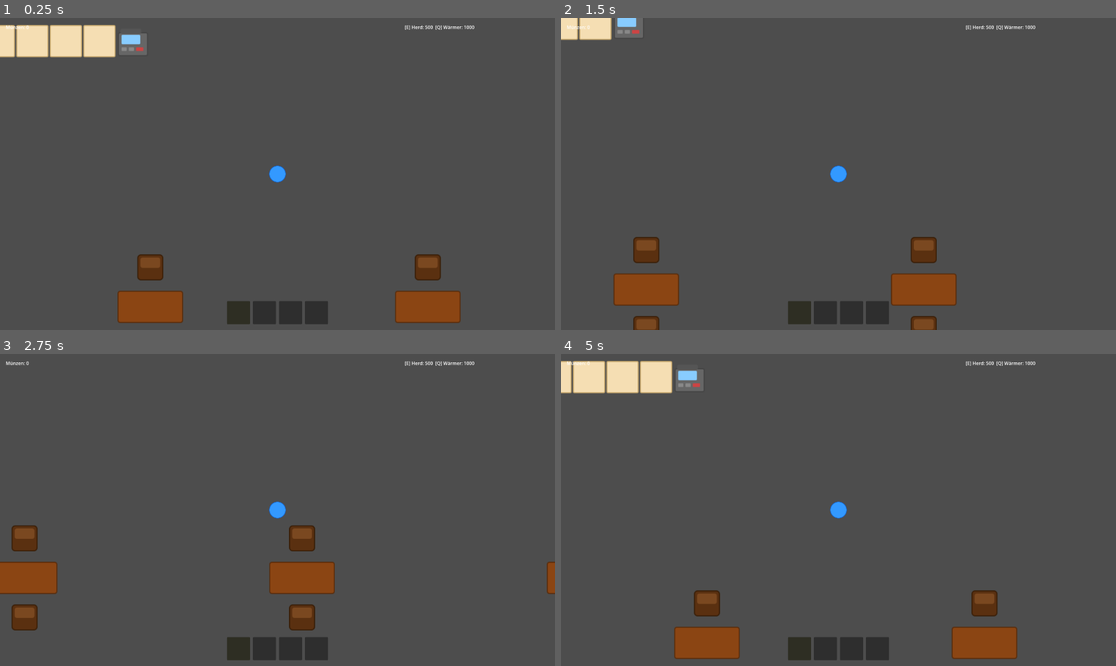
Above: before the commit, frames 1-4 (two rows, left to right).
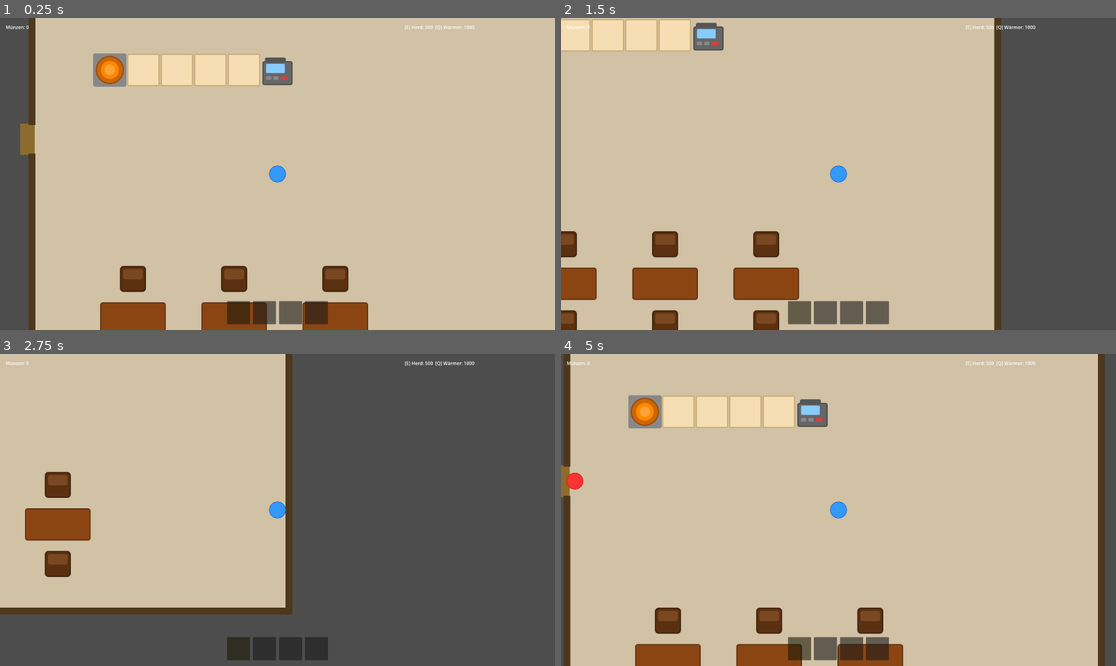
Above: after the commit, the same moments.

Repository: Grakvaloth/be-your-own-food
Game: Godot game, scene res://scenes/Main.tscn
The game is run twice, just before and just after one commit, with the same random seed, the same clock (stepped at 60 frames per second) and the same inputs.
Inputs (mouse positions are in pixels of both pictures, inside the frame that each line leads up to):
- Up to frame 1 (0.25 s): no input
- Up to frame 2 (1.5 s): tap Enter at 0.5 s; move the mouse to (960, 158) at 0.52 s; hold D (move_right) 0.53-1.28 s; tap E (interact) at 0.6 s; tap Q (interact_alt) at 0.8, 1.35 s; move the mouse to (727, 189) at 1.27 s; hold S (move_down) from 1.28 s (still down)
- Up to frame 3 (2.75 s): tap F (open_fridge, bound only after the commit) at 1.55, 2.1 s; move the mouse to (333, 441) at 2.02 s; release S (move_down) at 2.03 s; hold D (move_right) from 2.03 s (still down); hold Shift from 2.03 s (still down)
- Up to frame 4 (5 s): move the mouse to (810, 572) at 2.77 s; release D (move_right) at 2.78 s; release Shift at 2.78 s; hold W (move_up) 2.78-3.53 s; tap Shift at 2.85 s; tap E (interact) at 3.05, 3.6 s; move the mouse to (1005, 556) at 3.52 s; hold A (move_left) from 3.53 s (still down); tap Q (interact_alt) at 3.8, 4.35 s; move the mouse to (672, 463) at 4.27 s; tap F (open_fridge, bound only after the commit) at 4.55 s

The runs differ from the first frame. In frame 1, 95% of the frame differs, in the area x 0-100%, y 0-100%; in frame 2, 78%; in frame 3, 46%; in frame 4, 97%, in the area x 0-98%, y 0-100%.

Commit message:
Add room walls, burger combining at stove/warmer, fridge F-key menu, reposition trash & computer
Co-Authored-By: Claude Sonnet 4.6 <noreply@anthropic.com>

Diff:
--- a/project.godot
+++ b/project.godot
@@ -44,6 +44,11 @@
 "deadzone": 0.5,
 "events": [Object(InputEventKey,"resource_local_to_scene":false,"resource_name":"","device":-1,"window_id":0,"alt_press …(192 unchanged characters)…
 , Object(InputEventKey,"resource_local_to_scene":false,"resource_name":"","device":-1,"window_id":0,"alt_pressed":false …(186 unchanged characters)…
+]
+}
+open_fridge={
+"deadzone": 0.5,
+"events": [Object(InputEventKey,"resource_local_to_scene":false,"resource_name":"","device":-1,"window_id":0,"alt_pressed":false,"shift_pressed":false,"ctrl_pressed":false,"meta_pressed":false,"pressed":false,"keycode":0,"physical_keycode":70,"key_label":0,"unicode":102,"location":0,"echo":false,"script":null)
 ]
 }
 interact={
--- a/scenes/Main.tscn
+++ b/scenes/Main.tscn
@@ -16,14 +16,82 @@
 size = Vector2(64, 128)
 
 [sub_resource type="NavigationPolygon" id="NavigationPolygon_main1"]
-vertices = PackedVector2Array(-400, 800, 3840, 800, 3840, 2200, -400, 2200)
+vertices = PackedVector2Array(-200, 700, 1890, 700, 1890, 1790, -200, 1790)
 polygons = [PackedInt32Array(0, 1, 2, 3)]
+
+[sub_resource type="RectangleShape2D" id="RectShape_WallTop"]
+size = Vector2(1850, 24)
+
+[sub_resource type="RectangleShape2D" id="RectShape_WallBottom"]
+size = Vector2(1850, 24)
+
+[sub_resource type="RectangleShape2D" id="RectShape_WallLeftTop"]
+size = Vector2(24, 780)
+
+[sub_resource type="RectangleShape2D" id="RectShape_WallLeftBottom"]
+size = Vector2(24, 870)
+
+[sub_resource type="RectangleShape2D" id="RectShape_WallRight"]
+size = Vector2(24, 1750)
 
 [node name="Main" type="Node2D"]
 script = ExtResource("4_main1")
 
+[node name="Floor" type="Polygon2D" parent="."]
+polygon = PackedVector2Array(50, 50, 1900, 50, 1900, 1800, 50, 1800)
+color = Color(0.82, 0.76, 0.65, 1)
+
+[node name="Door" type="Polygon2D" parent="."]
+polygon = PackedVector2Array(10, 825, 60, 825, 60, 935, 10, 935)
+color = Color(0.55, 0.42, 0.18, 1)
+
+[node name="WallLine" type="Line2D" parent="."]
+points = PackedVector2Array(50, 830, 50, 50, 1900, 50, 1900, 1800, 50, 1800, 50, 930)
+width = 24.0
+default_color = Color(0.3, 0.22, 0.12, 1)
+
 [node name="NavRegion" type="NavigationRegion2D" parent="."]
 navigation_polygon = SubResource("NavigationPolygon_main1")
+
+[node name="WallTop" type="StaticBody2D" parent="."]
+position = Vector2(975, 50)
+collision_layer = 4
+collision_mask = 0
+
+[node name="CollisionShape2D" type="CollisionShape2D" parent="WallTop"]
+shape = SubResource("RectShape_WallTop")
+
+[node name="WallBottom" type="StaticBody2D" parent="."]
+position = Vector2(975, 1800)
+collision_layer = 4
+collision_mask = 0
+
+[node name="CollisionShape2D" type="CollisionShape2D" parent="WallBottom"]
+shape = SubResource("RectShape_WallBottom")
+
+[node name="WallLeftTop" type="StaticBody2D" parent="."]
+position = Vector2(50, 440)
+collision_layer = 4
+collision_mask = 0
+
+[node name="CollisionShape2D" type="CollisionShape2D" parent="WallLeftTop"]
+shape = SubResource("RectShape_WallLeftTop")
+
+[node name="WallLeftBottom" type="StaticBody2D" parent="."]
+position = Vector2(50, 1365)
+collision_layer = 4
+collision_mask = 0
+
+[node name="CollisionShape2D" type="CollisionShape2D" parent="WallLeftBottom"]
+shape = SubResource("RectShape_WallLeftBottom")
+
+[node name="WallRight" type="StaticBody2D" parent="."]
+position = Vector2(1900, 925)
+collision_layer = 4
+collision_mask = 0
+
+[node name="CollisionShape2D" type="CollisionShape2D" parent="WallRight"]
+shape = SubResource("RectShape_WallRight")
 
 [node name="Fridge" type="StaticBody2D" parent="."]
 position = Vector2(160, 288)
@@ -59,11 +127,11 @@
 scale = Vector2(1.8, 1.8)
 
 [node name="Trash" parent="." instance=ExtResource("8_main1")]
-position = Vector2(2000, 160)
+position = Vector2(1400, 160)
 scale = Vector2(1.8, 1.8)
 
 [node name="UpgradeComputer" parent="." instance=ExtResource("11_main1")]
-position = Vector2(3600, 160)
+position = Vector2(1550, 160)
 scale = Vector2(1.8, 1.8)
 
 [node name="WarmingPlate1" parent="." instance=ExtResource("10_main1")]
@@ -91,19 +159,19 @@
 scale = Vector2(1.8, 1.8)
 
 [node name="Table1" parent="." instance=ExtResource("1_main1")]
-position = Vector2(960, 1560)
+position = Vector2(400, 1500)
 scale = Vector2(1.8, 1.8)
 
 [node name="Table2" parent="." instance=ExtResource("1_main1")]
-position = Vector2(1920, 1560)
+position = Vector2(750, 1500)
 scale = Vector2(1.8, 1.8)
 
 [node name="Table3" parent="." instance=ExtResource("1_main1")]
-position = Vector2(2880, 1560)
+position = Vector2(1100, 1500)
 scale = Vector2(1.8, 1.8)
 
 [node name="Player" parent="." instance=ExtResource("3_main1")]
-position = Vector2(1400, 1100)
+position = Vector2(900, 1000)
 
 [node name="HUD" type="CanvasLayer" parent="."]
 
--- a/scenes/Player.tscn
+++ b/scenes/Player.tscn
@@ -36,6 +36,11 @@
 [node name="AltHint" type="Label" parent="."]
 position = Vector2(-10, -80)
 text = "[Q]"
+visible = false
+
+[node name="OpenHint" type="Label" parent="."]
+position = Vector2(-10, -100)
+text = "[F]"
 visible = false
 
 [node name="InventoryLayer" type="CanvasLayer" parent="."]
--- a/scripts/fridge.gd
+++ b/scripts/fridge.gd
@@ -1,13 +1,25 @@
 extends StaticBody2D
 
+var _open := false
+
+func can_open(_player: CharacterBody2D) -> bool:
+	return true
+
+func on_player_open(_player: CharacterBody2D) -> void:
+	_open = not _open
+
 func can_interact(player: CharacterBody2D) -> bool:
-	return not player.inventory_full()
+	return _open and not player.inventory_full()
 
 func on_player_interact(player: CharacterBody2D) -> void:
-	player.pick_up("food_raw")
+	if _open and not player.inventory_full():
+		player.pick_up("food_raw")
+		_open = false
 
 func can_interact_alt(player: CharacterBody2D) -> bool:
-	return not player.inventory_full()
+	return _open and not player.inventory_full()
 
 func on_player_interact_alt(player: CharacterBody2D) -> void:
-	player.pick_up("bun")
+	if _open and not player.inventory_full():
+		player.pick_up("bun")
+		_open = false
--- a/scripts/guest.gd
+++ b/scripts/guest.gd
@@ -49,7 +49,7 @@
 			if _eat_timer <= 0.0:
 				$FoodSprite.visible = false
 				state = State.LEAVING
-				_walk_target = Vector2(-160, 1800)
+				_walk_target = Vector2(-160, 880)
 
 func walk_to_queue(pos: Vector2) -> void:
 	_walk_target = pos
@@ -115,7 +115,7 @@
 	$TimerBar.visible = false
 	get_parent().guest_left_early(self)
 	state = State.LEAVING
-	_walk_target = Vector2(-160, 1800)
+	_walk_target = Vector2(-160, 880)
 
 func can_interact(player: CharacterBody2D) -> bool:
 	if state == State.EATING:
--- a/scripts/player.gd
+++ b/scripts/player.gd
@@ -1,6 +1,7 @@
 extends CharacterBody2D
 
-const SPEED := 300.0
+const SPEED := 600.0
+const SPEED_BOOST := 1.5
 const INVENTORY_SIZE := 4
 const TEMP_THRESHOLD := 1.0 / 3.0
 
@@ -35,13 +36,16 @@
 	_update_ui()
 
 func _physics_process(delta: float) -> void:
-	velocity = Input.get_vector("move_left", "move_right", "move_up", "move_down") * SPEED
+	var spd := SPEED * (SPEED_BOOST if Input.is_physical_key_pressed(KEY_SHIFT) else 1.0)
+	velocity = Input.get_vector("move_left", "move_right", "move_up", "move_down") * spd
 	move_and_slide()
 	for i in INVENTORY_SIZE:
 		if inventory[i] == "food_cooked":
 			_temps[i] = maxf(0.0, _temps[i] - delta / 6.0)
 		elif inventory[i] == "burger":
 			_temps[i] = maxf(0.0, _temps[i] - delta / 9.0)
+	if Input.is_action_just_pressed("open_fridge"):
+		_interact_open()
 	if Input.is_action_just_pressed("interact"):
 		_interact()
 	if Input.is_action_just_pressed("interact_alt"):
@@ -162,6 +166,12 @@
 			area.on_player_interact(self)
 			return
 
+func _interact_open() -> void:
+	for body in $InteractArea.get_overlapping_bodies():
+		if body != self and body.has_method("can_open") and body.can_open(self) and body.has_method("on_player_open"):
+			body.on_player_open(self)
+			return
+
 func _interact_alt() -> void:
 	for body in $InteractArea.get_overlapping_bodies():
 		if body != self and body.has_method("can_interact_alt") and body.can_interact_alt(self) and body.has_method("on_player_interact_alt"):
@@ -171,11 +181,15 @@
 func _update_hint() -> void:
 	var found_e := false
 	var found_q := false
+	var found_f := false
 	for body in $InteractArea.get_overlapping_bodies():
 		if body != self:
 			if not found_e and body.has_method("can_interact") and body.can_interact(self):
 				found_e = true
 			if not found_q and body.has_method("can_interact_alt") and body.can_interact_alt(self):
 				found_q = true
+			if not found_f and body.has_method("can_open") and body.can_open(self):
+				found_f = true
 	$InteractHint.visible = found_e
 	$AltHint.visible = found_q
+	$OpenHint.visible = found_f
--- a/scripts/stove.gd
+++ b/scripts/stove.gd
@@ -40,6 +40,8 @@
 func can_interact(player: CharacterBody2D) -> bool:
 	if _item == "" and player.has_item("food_raw"):
 		return true
+	if _item == "food_cooked" and player.has_item("bun"):
+		return true
 	if _item in ["food_cooked", "food_burnt"] and not player.inventory_full():
 		return true
 	return false
@@ -54,6 +56,13 @@
 		_food_sprite.visible = true
 		_cook_bar.visible = true
 		_update_bar()
+	elif _item == "food_cooked" and player.has_item("bun"):
+		player.take_item("bun")
+		player.pick_up("burger", 1.0)
+		_item = ""
+		_cook_time = 0.0
+		_food_sprite.visible = false
+		_cook_bar.visible = false
 	elif _item in ["food_cooked", "food_burnt"]:
 		if player.pick_up(_item):
 			_item = ""
--- a/scripts/warming_plate.gd
+++ b/scripts/warming_plate.gd
@@ -22,12 +22,29 @@
 		_temp = minf(1.0, _temp + delta * HEAT_RATE)
 		_update_sprite()
 
+func _can_combine_with_player(player: CharacterBody2D) -> bool:
+	return (_item == "bun" and player.has_item("food_cooked")) or \
+		   (_item == "food_cooked" and player.has_item("bun"))
+
 func can_interact(player: CharacterBody2D) -> bool:
+	if _can_combine_with_player(player):
+		return true
 	if _item != "":
 		return not player.inventory_full()
 	return player.has_item("food_cooked") or player.has_item("burger") or player.has_item("bun")
 
 func on_player_interact(player: CharacterBody2D) -> void:
+	if _item == "bun" and player.has_item("food_cooked"):
+		player.take_item("food_cooked")
+		_item = "burger"
+		_temp = player.last_taken_temp
+		_update_sprite()
+		return
+	if _item == "food_cooked" and player.has_item("bun"):
+		player.take_item("bun")
+		_item = "burger"
+		_update_sprite()
+		return
 	if _item != "":
 		player.pick_up(_item, _temp)
 		_item = ""
Not shown: 1 places in scenes/Main.tscn that only renumber resources
